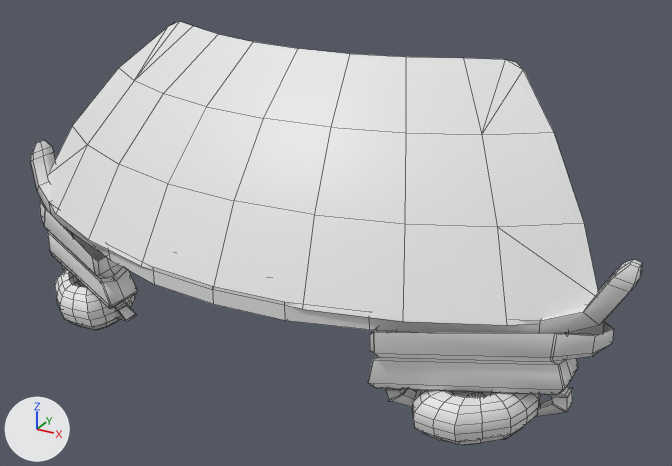
Two versions of the Blender file Assets/Models/World/ScorePanel.blend, one commit apart.
Rendered twice from a 50 mm camera at (27.8, -56.7, 23.6) aimed at (3.3, -12.2, 1.4). The lights are fixed; the arrows at lower left show +X, +Y and +Z. Mesh edges are drawn as thin lines.

In view in the first picture: 'ScorePanels', 'Sphere.001'.
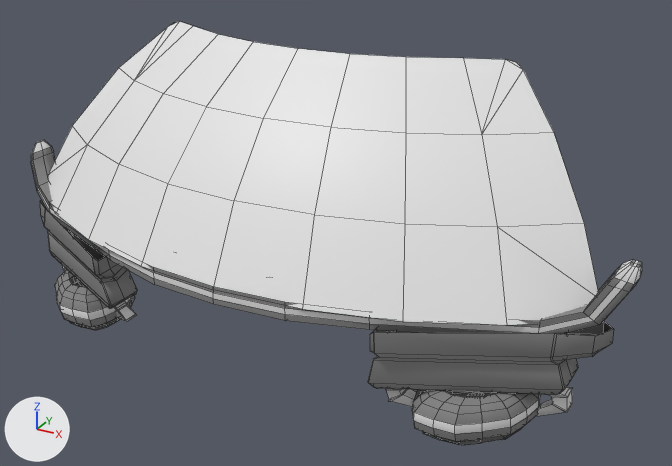
Boxes (x1, y1, x2, y2) around the edits, measured in the pictures (672 x 466 px):
part 1 of me_cube_001, built on: (31, 144, 642, 334) in both
part 2 of me_cube_001, recoloured: (33, 146, 639, 445) in both

Patch to the scene script:
```diff
--- a/Assets/Models/World/ScorePanel.blend.py
+++ b/Assets/Models/World/ScorePanel.blend.py
@@ mat_metal @@
+mat_metal = diffuse_material('Metal')
+mat_metal.base_color = (0.253, 0.253, 0.253)  # grey #8a8a8a
@@ mat_emmisive @@
+mat_emmisive = diffuse_material('Emmisive')
+mat_emmisive.base_color = (0.8, 0.8, 0.8)  # white #e7e7e7
@@ me_cube_001 @@
 # used by ob_scorepanels; location = (0.0, 1.8, 0.0); scale = (5.08, 0.811, 0.651)
-me_cube_001.from_pydata(...)  # 1176 vertices, 1098 faces; spans x -4.1..4.1, y -27.1..-15.8, z -10.8..5.1
+me_cube_001.from_pydata(...)  # 1240 vertices, 1162 faces; spans x -4.1..4.1, y -27.1..-15.8, z -10.8..5.1
+# me_cube_001 part 1
+# 32 faces are deleted
+# 45 vertices are added at x -4.1..4.1, y -26.6..-16.1, z -0.3..5.0
+# 10 new vertices lie (0.0, 0.0, -0.6) away from vertices in x -3.3..3.3, y -27.1..-18.8, z 0.9
+# 9 new vertices lie (0.0, 0.0, 0.6) away from vertices in x -3.3..3.3, y -27.1..-21.1, z -0.9
+# 56 new faces join them, mat_metal (grey #8a8a8a)
+# 40 new faces join them, mat_emmisive (white #e7e7e7)
+# me_cube_001 part 2: 868 faces spanning x -4.1..4.1, y -27.1..-15.8, z -10.8..4.5 switch from no material to mat_metal (grey #8a8a8a)
+me_cube_001.materials.append(mat_emmisive)  # white #e7e7e7
```
